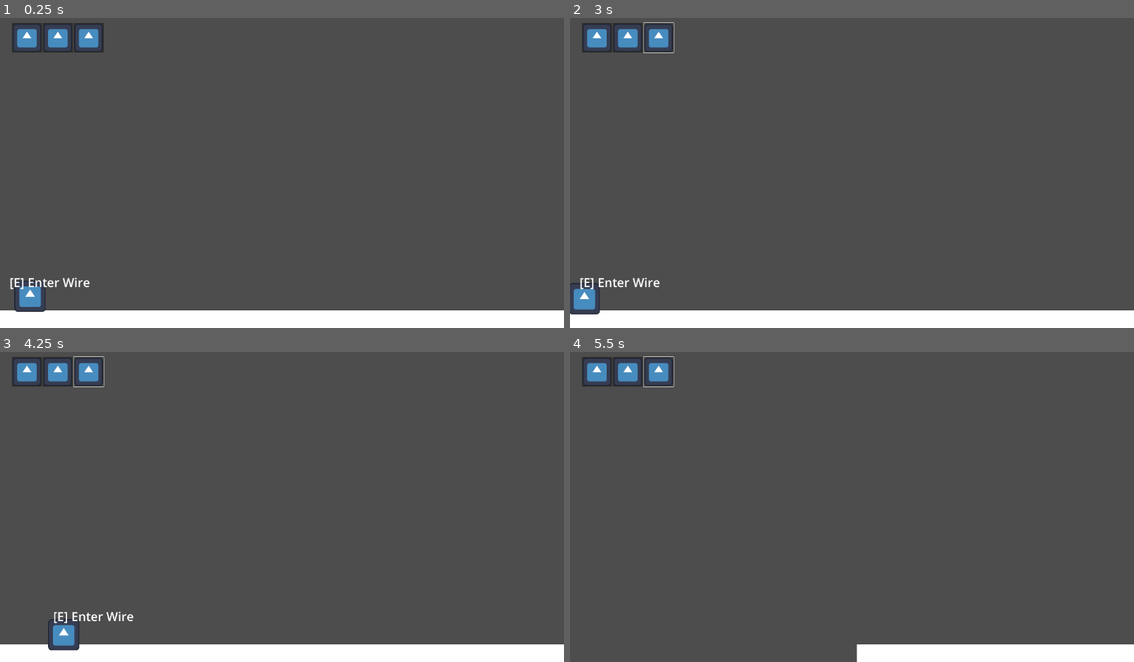
Above: before the commit, frames 1-4 (two rows, left to right).
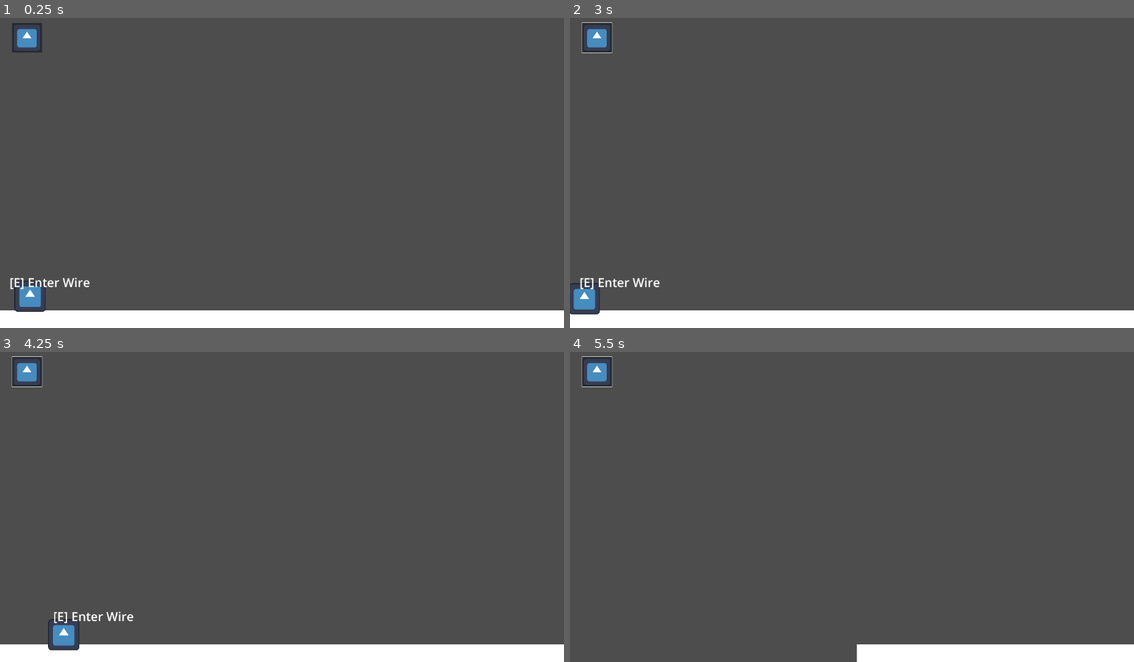
Above: after the commit, the same moments.

Repository: The-Spark-Industries/spark-energy
Game: Godot game, scene res://Master Scenes/level1.tscn
The game is run twice, just before and just after one commit, with the same random seed, the same clock (stepped at 60 frames per second) and the same inputs. The engine's default icon, where the game draws it, is replaced by a stand-in: a white triangle on a blue panel in a dark square.
Inputs (mouse positions are in pixels of both pictures, inside the frame that each line leads up to):
- Up to frame 1 (0.25 s): no input
- Up to frame 2 (3 s): click (598, 36) at 0.5 s; click (626, 36) at 1.27 s; click (660, 36) at 2.02 s; tap Enter at 2.75 s; hold Right (ui_right) from 2.78 s (still down); tap E (interact) at 2.85 s
- Up to frame 3 (4.25 s): keep holding Right (ui_right); tap Space (jump) at 3.02, 3.77 s; tap E (interact) at 3.6 s
- Up to frame 4 (5.5 s): release Right (ui_right) at 4.28 s; hold Left (ui_left) 4.28-5.03 s; tap E (interact) at 4.35, 5.1 s; hold Right (ui_right) from 5.03 s (still down); tap Space (jump) at 5.27 s

The runs differ from the first frame. In frame 1, 0.7% of the frame differs, in the area x 7-19%, y 1-12%; in frame 2, 0.7%, in the area x 2-19%, y 1-12%; in frame 3, 0.7%; in frame 4, 0.7%.

Commit message:
Basic inventory

Diff:
--- a/Master Scenes/gameInterface.tscn
+++ b/Master Scenes/gameInterface.tscn
@@ -1,5 +1,6 @@
 [gd_scene format=3 uid="uid://u8w5e8g3euut"]
 
+[ext_resource type="Script" uid="uid://dls3n76f3qgr2" path="res://Master Scenes/game_interface.gd" id="1_bhmpg"]
 [ext_resource type="Texture2D" uid="uid://03g8lcmq571u" path="res://icon.svg" id="1_j3ay2"]
 
 [node name="gameInterface" type="Control" unique_id=2083672228]
@@ -9,6 +10,7 @@
 anchor_bottom = 1.0
 grow_horizontal = 2
 grow_vertical = 2
+script = ExtResource("1_bhmpg")
 
 [node name="GridContainer" type="GridContainer" parent="." unique_id=1717566387]
 layout_mode = 0
@@ -21,9 +23,11 @@
 icon = ExtResource("1_j3ay2")
 
 [node name="Button2" type="Button" parent="GridContainer" unique_id=817545553]
+visible = false
 layout_mode = 2
 icon = ExtResource("1_j3ay2")
 
 [node name="Button3" type="Button" parent="GridContainer" unique_id=1506755236]
+visible = false
 layout_mode = 2
 icon = ExtResource("1_j3ay2")
--- /dev/null
+++ b/Master Scenes/game_interface.gd
@@ -0,0 +1,11 @@
+extends Control
+
+
+# Called when the node enters the scene tree for the first time.
+func _ready() -> void:
+	pass # Replace with function body.
+
+
+# Called every frame. 'delta' is the elapsed time since the previous frame.
+func _process(delta: float) -> void:
+	pass
--- /dev/null
+++ b/Master Scenes/item.tscn
@@ -0,0 +1,3 @@
+[gd_scene format=3 uid="uid://dycwu7ptlede2"]
+
+[node name="item" type="Node2D" unique_id=851894878]
--- a/Scripts/global.gd
+++ b/Scripts/global.gd
@@ -1,6 +1,7 @@
 extends Node
 
-
+var inventory: Array = []
+var max_inventory_size= [100]
 # Called when the node enters the scene tree for the first time.
 func _ready() -> void:
 	pass # Replace with function body.
@@ -9,3 +10,17 @@
 # Called every frame. 'delta' is the elapsed time since the previous frame.
 func _process(delta: float) -> void:
 	pass
+
+
+func add_item_to_inventory(item:int):
+	print(inventory)
+	for i in range(min(inventory.size(),max_inventory_size)):
+		if (inventory[i]==null):
+			inventory[i]=item
+
+			return
+	if (inventory.size() < max_inventory_size):
+		inventory.append(item)
+		print(inventory)
+	else:
+		print("Your inventory is full!")
Not shown, added: Master Scenes/game_interface.gd.uid
